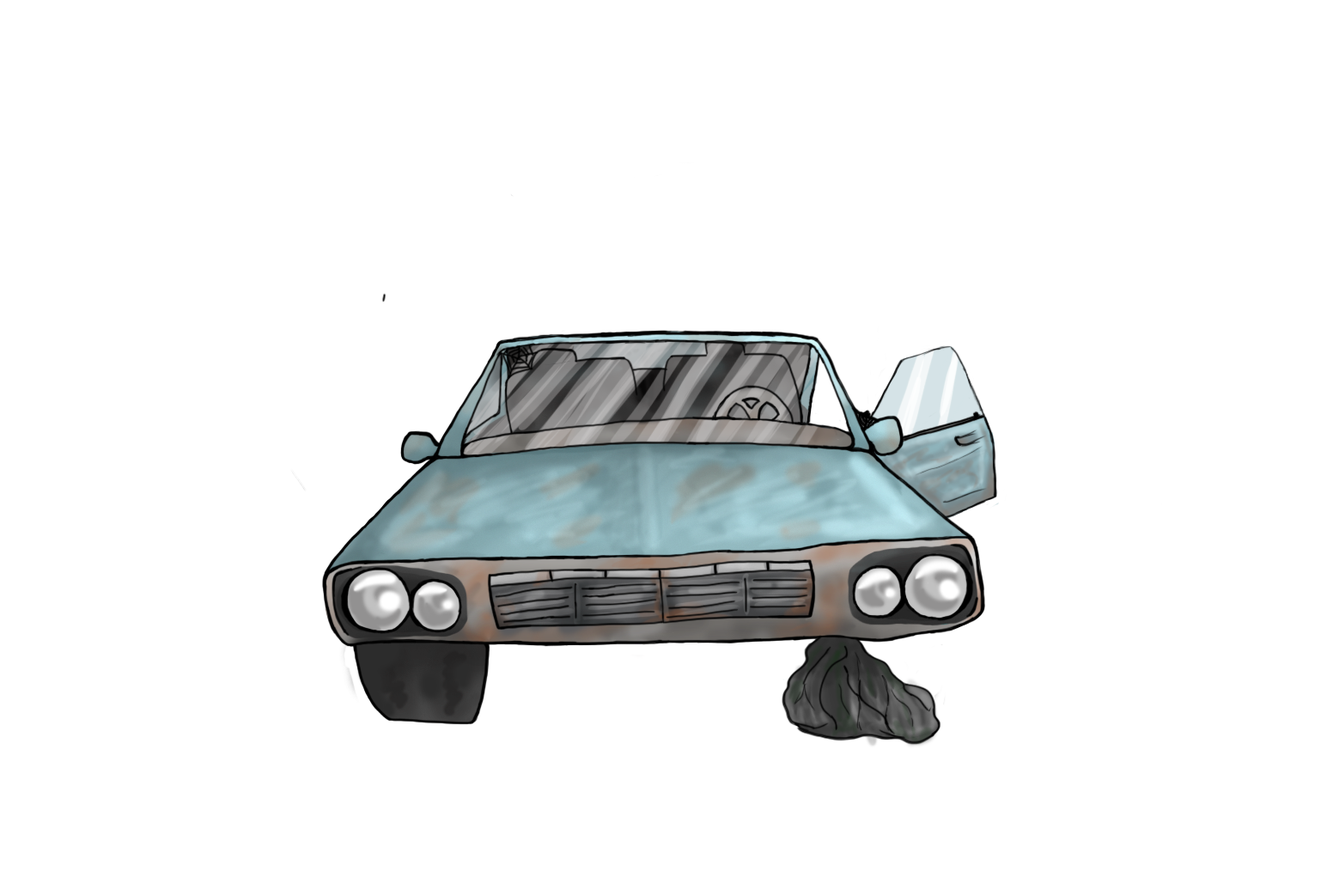
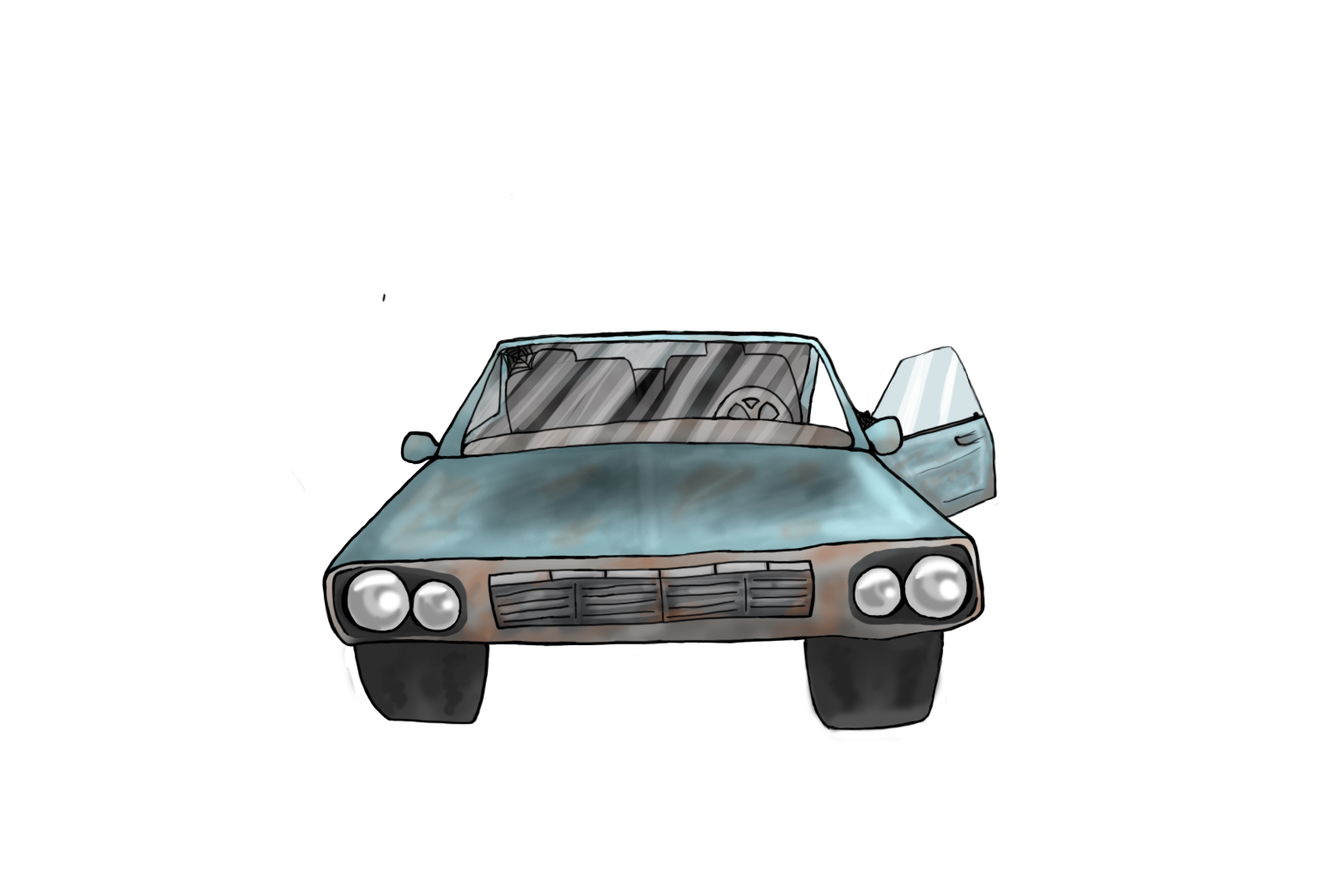
Two versions of the same layered image (1339px x 890px). Layer-by-layer changes:
added layer "Ebene 4" above "Ebene 3" over (784, 630, 948, 744)
added layer "Ebene 3" above "Ebene 2" over (438, 431, 877, 554)
painted on "Ebene 2" over (780, 630, 946, 749)
